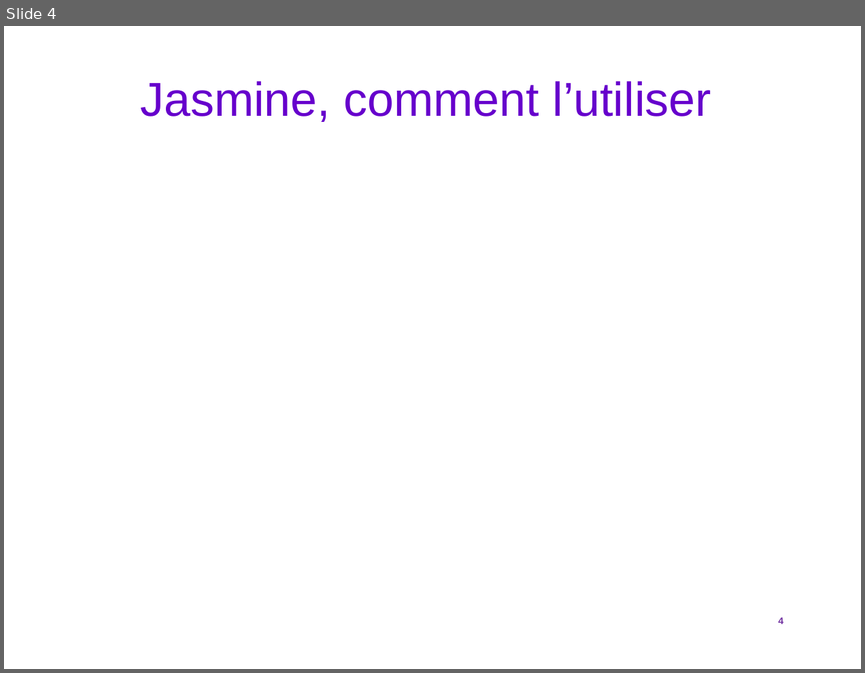
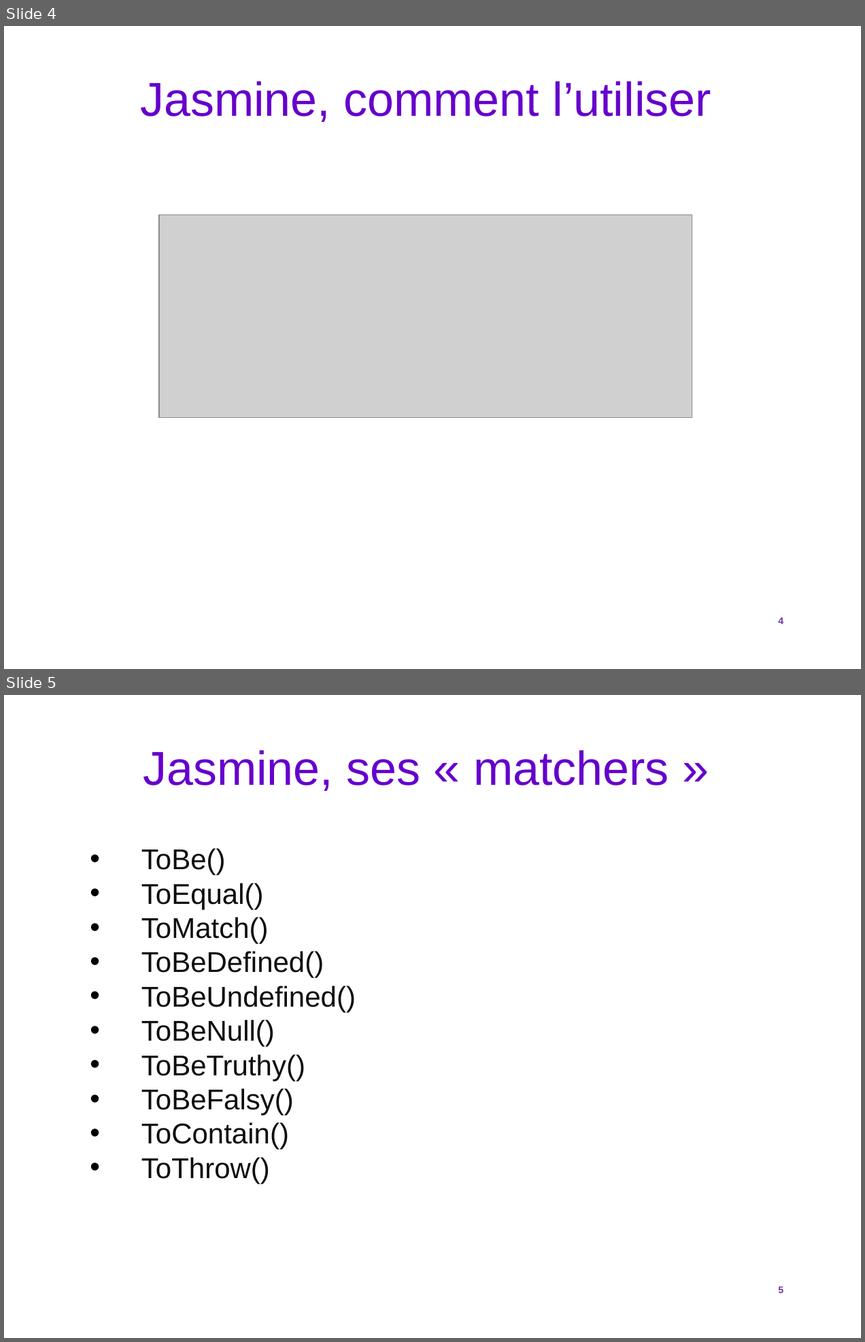
Before and after one commit to BobWeb/Kata_Jasmine, a slide deck: kata_jasmine.ppt. Shown one above the other, each under a label of ours: slide 4 before the commit, slides 4 and 5 after it. The pictures are 865x673 and 865x1342 pixels, drawn with LibreOffice and Linux fonts; fonts in the diff are those of the drawing; grey boxes stand for pictures; background and template pictures are left out. Boxes give left, top, right and bottom in pixels: in the first picture for what was removed or moved away, otherwise in the second. Text is boxed around its words. In the diff, an @@ line names an element or a change of style, - is before the commit and + after.

```diff
--- a/kata_jasmine.ppt
+++ b/kata_jasmine.ppt
@@ slide 5 added at box(4, 695, 861, 1338), background picture (left out); not listed: 1 template element that a slide beside it also shows @@
@@ rectangle added at box(129, 732, 723, 798), fill #FFFFFF, outline #FFFFFF 2.01 pt, 40 pt, text #6600CC @@
+Jasmine, ses « matchers »
@@ text added at box(141, 848, 356, 1183), 24 pt, text #0D0D0D @@
+• ToBe()
+• ToEqual()
+• ToMatch()
+• ToBeDefined()
+• ToBeUndefined()
+• ToBeNull()
+• ToBeTruthy()
+• ToBeFalsy()
+• ToContain()
+• ToThrow()
@@ slide 4 changed as well @@
@@ picture added at box(159, 214, 692, 417) @@
```
Also in this commit, not shown: 1 other slide added, 1 other file.
